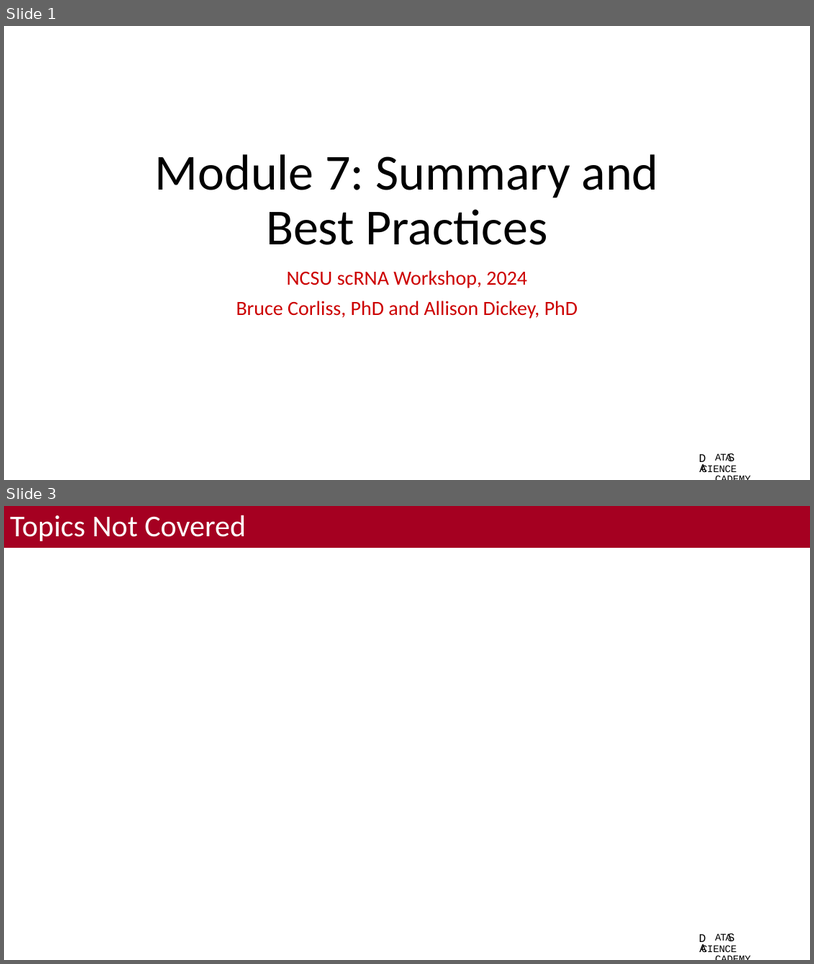
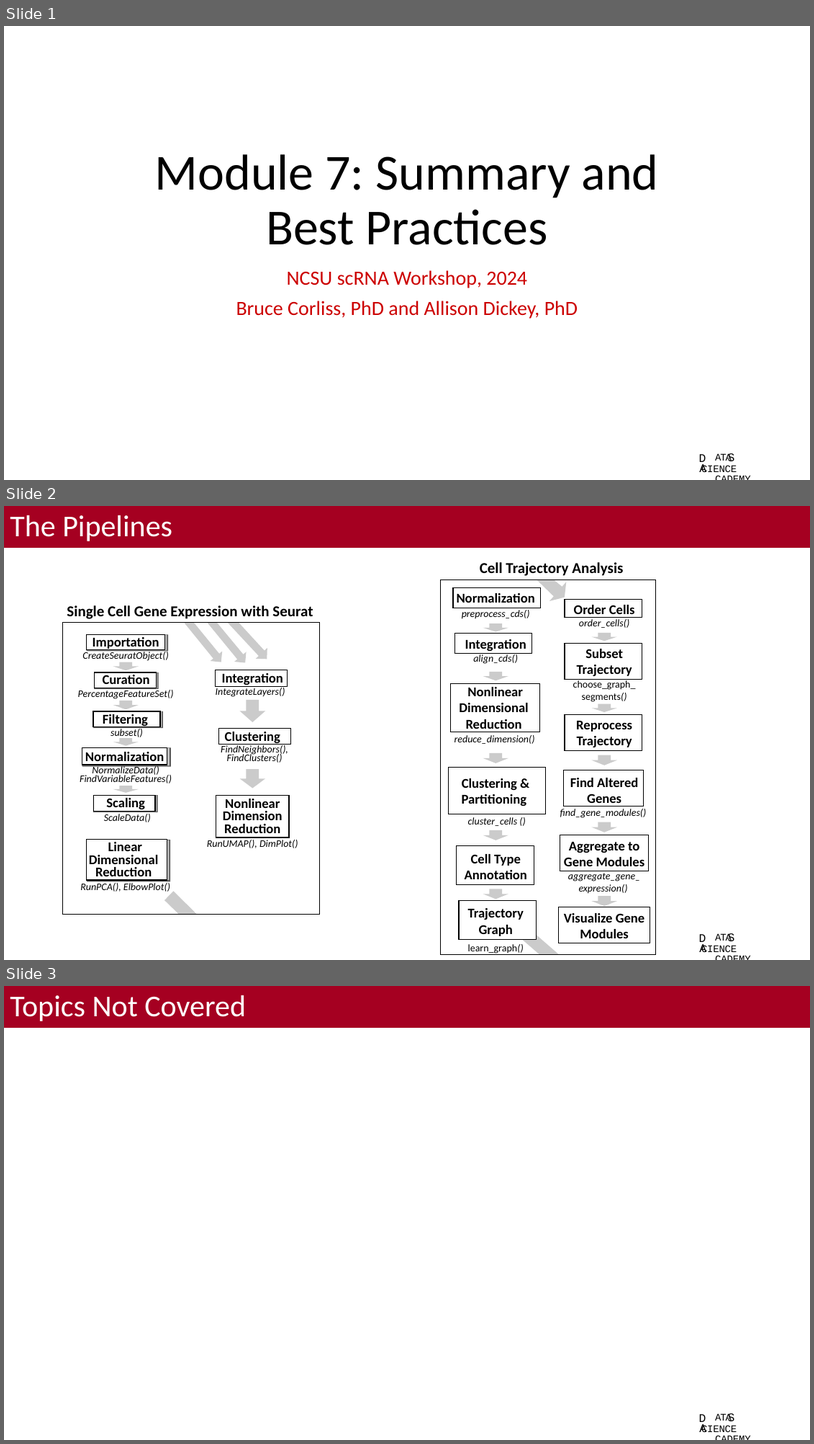
Before and after one commit to bacorli2/scrna_workshop, a slide deck: M7_Summary/M7_Best_Practices.pptx. Shown one above the other, each under a label of ours: slides 1 and 3 before the commit, slides 1, 2 and 3 after it; the slides between them are not shown. The pictures are 814x964 and 814x1444 pixels, drawn with LibreOffice and Linux fonts; fonts in the diff are those of the drawing; background and template pictures are left out. Boxes give left, top, right and bottom in pixels: in the first picture for what was removed or moved away, otherwise in the second. Text is boxed around its words. In the diff, an @@ line names an element or a change of style, - is before the commit and + after.

```diff
--- a/M7_Summary/M7_Best_Practices.pptx
+++ b/M7_Summary/M7_Best_Practices.pptx
@@ slide 2 added at <box>4,506,810,960</box>, background #FFFFFF; not listed: 4 template elements that a slide beside it also shows @@
@@ title added at <box>4,506,810,548</box>, fill #A50021, 36 pt, text #FFFFFF @@
+The Pipelines
@@ text added at <box>480,562,623,576</box>, 18 pt, text #000000, bold @@
+Cell Trajectory Analysis
@@ text added at <box>67,605,313,619</box>, 18 pt, text #000000, bold @@
+Single Cell Gene Expression with Seurat
@@ rectangle added at <box>63,622,320,914</box>, outline #000000 1 pt @@
@@ freeform shape added at <box>181,615,226,667</box>, fill #CBCBCB @@
@@ freeform shape added at <box>204,615,251,667</box>, fill #CBCBCB @@
@@ freeform shape added at <box>224,614,273,664</box>, fill #CBCBCB @@
@@ group added at <box>441,567,656,960</box>: 21 texts, 13 rectangles, 10 right arrows, 2 freeform shapes @@
+Normalization
+Nonlinear Dimensional
+Reduction
+Clustering &
+Partitioning
+Integration
+preprocess_cds()
+align_cds()
+reduce_dimension()
+cluster_cells ()
+learn_graph()
+Trajectory Graph
+Order Cells
+Subset Trajectory
+Reprocess Trajectory
+Find Altered Genes
+Aggregate to Gene Modules
+Visualize Gene Modules
+choose_graph_
+segments()
+order_cells()
+find_gene_modules()
+aggregate_gene_
+expression()
+Cell Type Annotation
@@ rectangle added at <box>216,670,288,686</box>, fill #FFFFFF, outline #000000 1 pt @@
@@ text added at <box>222,673,283,687</box>, 16 pt, text #000000, bold @@
+Integration
@@ text added at <box>216,686,286,697</box>, 12 pt, text #000000, italic @@
+IntegrateLayers()
@@ right arrow added at <box>240,700,265,722</box>, fill #CBCBCB @@
@@ rectangle added at <box>219,728,291,744</box>, fill #FFFFFF, outline #000000 1 pt @@
@@ text added at <box>225,731,280,744</box>, 16 pt, text #000000, bold @@
+Clustering
@@ text added at <box>221,745,288,762</box>, 12 pt, text #000000, italic @@
+FindNeighbors(),FindClusters()
@@ group added at <box>78,634,174,822</box>: 15 rectangles, 10 texts, 4 right arrows @@
+Importation
+CreateSeuratObject()
+Curation
+PercentageFeatureSet()
+Filtering
+subset()
+Normalization
+NormalizeData()
+FindVariableFeatures()
+Scaling
+ScaleData()
@@ right arrow added at <box>239,769,265,788</box>, fill #CBCBCB @@
@@ rectangle added at <box>216,795,290,837</box>, fill #FFFFFF, outline #000000 1 pt @@
@@ text added at <box>223,798,283,837</box>, 16 pt, text #000000, bold @@
+Nonlinear Dimension Reduction
@@ rectangle added at <box>86,839,167,880</box>, fill #FFFFFF, outline #000000 1 pt @@
@@ rectangle added at <box>87,839,170,881</box>, fill #595959 @@
@@ rectangle added at <box>87,840,169,880</box>, fill #BFBFBF @@
@@ text added at <box>89,842,158,880</box>, 16 pt, text #000000, bold @@
+Linear Dimensional
+Reduction
@@ text added at <box>207,839,298,848</box>, 12 pt, text #000000, italic @@
+RunUMAP(), DimPlot()
@@ text added at <box>80,881,170,891</box>, 12 pt, text #000000, italic @@
+RunPCA(), ElbowPlot()
@@ freeform shape added at <box>165,890,197,923</box>, fill #CBCBCB @@
```
Also in this commit, not shown: 2 slides changed, 1 slide removed.
